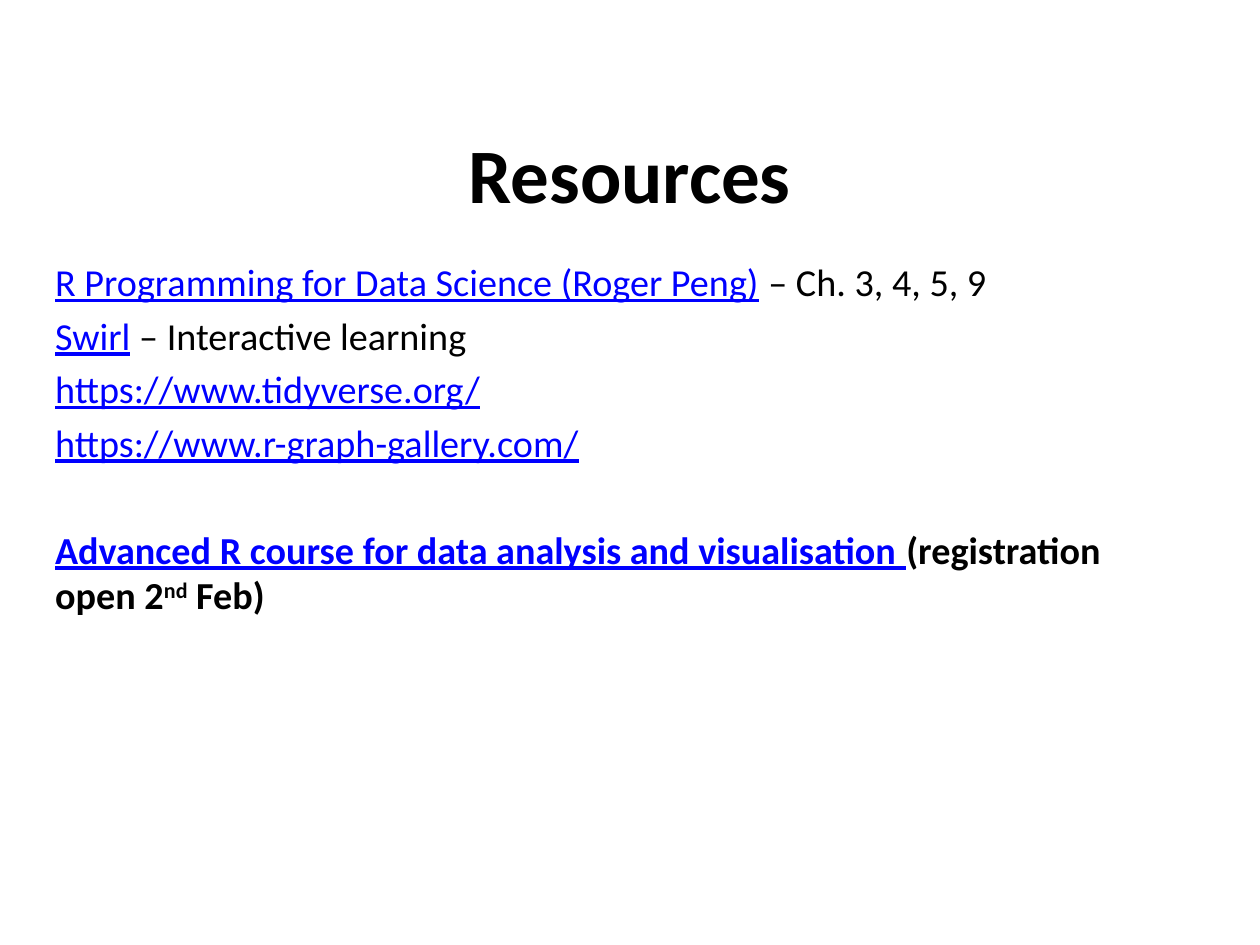
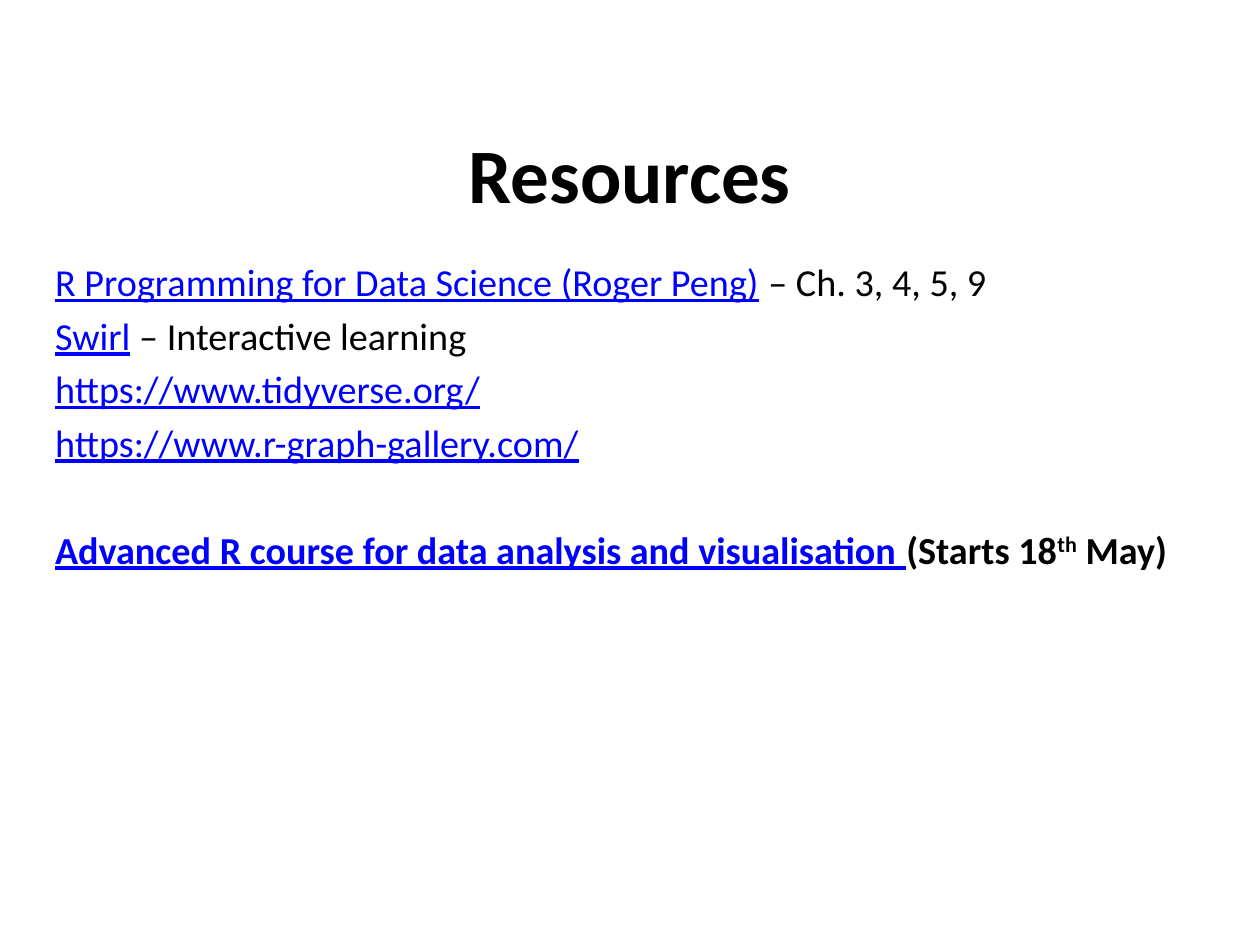
Before and after one commit to sraorao/MSD_R_course_Mar2022, a slide deck: slide 20 of powerpoint/Session2.pptx. Drawn at 1260x945 pixels with LibreOffice and Linux fonts; fonts in the diff are those of the drawing. Boxes give left, top, right and bottom in pixels: in the first picture for what was removed or moved away, otherwise in the second. Text is boxed around its words. In the diff, an @@ line names an element or a change of style, - is before the commit and + after.

```diff
--- a/powerpoint/Session2.pptx
+++ b/powerpoint/Session2.pptx
@@ text at <box>55,536,1167,570</box>: text changed @@
-Advanced R course for data analysis and visualisation (registration open 2nd Feb)
+Advanced R course for data analysis and visualisation (Starts 18th May)
```
Also in this commit, not shown: 1 other file.
